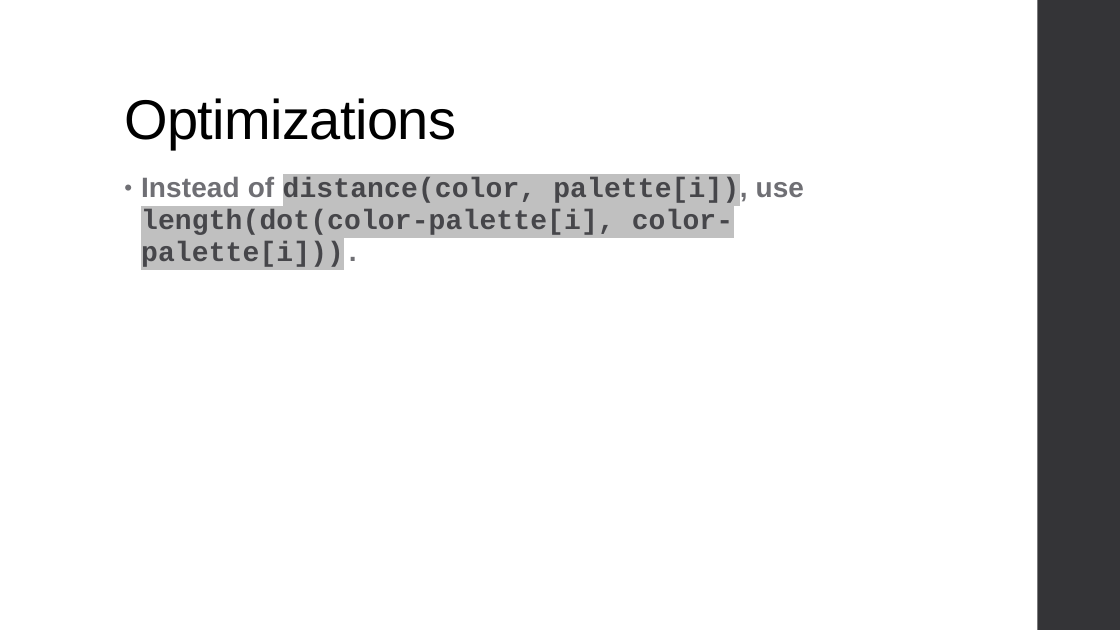
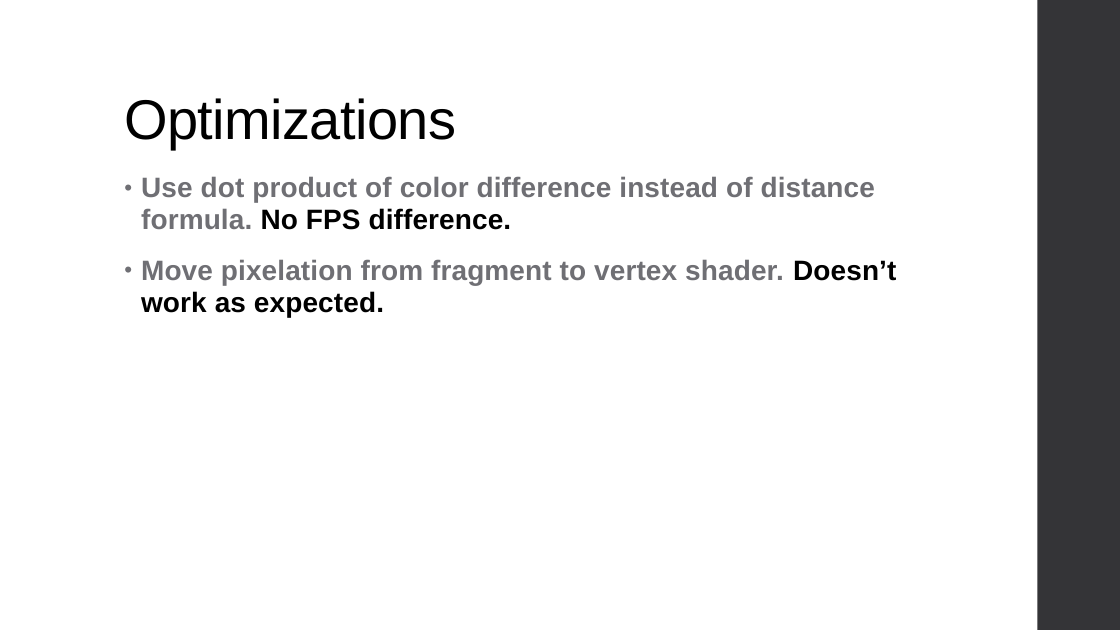
Before and after one commit to sandint2011/mc-shader-exploration, a slide deck: slide 9 of Final Presentation Tucker-Spencer.pptx. Drawn at 1120x630 pixels with LibreOffice and Linux fonts; fonts in the diff are those of the drawing. Boxes give left, top, right and bottom in pixels: in the first picture for what was removed or moved away, otherwise in the second. Text is boxed around its words. In the diff, an @@ line names an element or a change of style, - is before the commit and + after.

```diff
--- a/Final Presentation Tucker-Spencer.pptx
+++ b/Final Presentation Tucker-Spencer.pptx
@@ text at (141, 176, 896, 317): text changed; font Courier New to Arial; text colour #46464A to #6F6F74 @@
-• Instead of distance(color, palette[i]), use length(dot(color-palette[i], color-palette[i])).
+• Use dot product of color difference instead of distance formula. No FPS difference.
+• Move pixelation from fragment to vertex shader. Doesn’t work as expected.
```
Also in this commit, not shown: 1 other slide changed.
